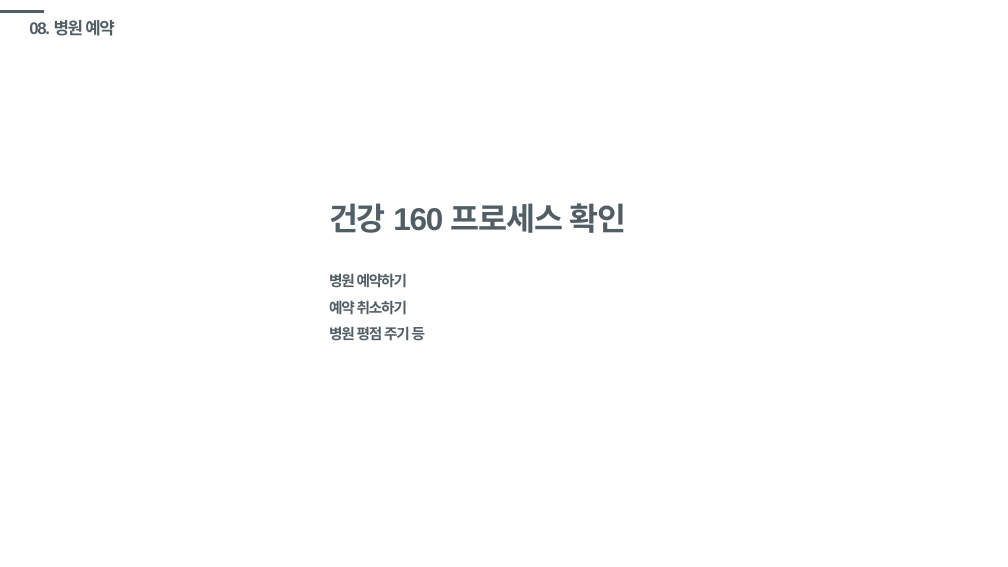
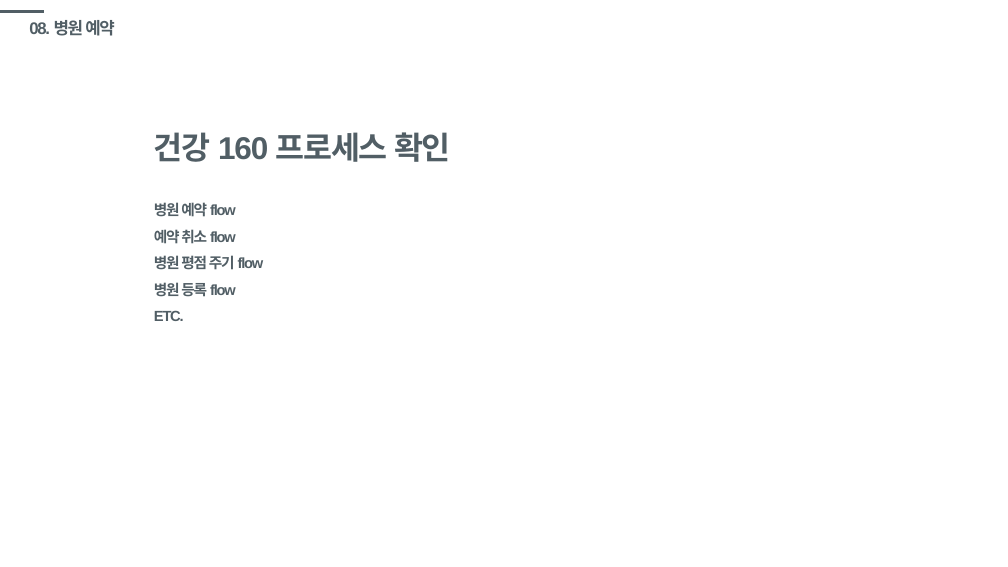
Before and after one commit to windsoccer/H160, a slide deck: slide 35 of 01 기획/SF_[건강160]당뇨_20191002.pptx (slide 34 before the commit). Drawn at 1008x567 pixels with LibreOffice and Linux fonts; fonts in the diff are those of the drawing. Boxes give left, top, right and bottom in pixels: in the first picture for what was removed or moved away, otherwise in the second. Text is boxed around its words. In the diff, an @@ line names an element or a change of style, - is before the commit and + after.

Commit message:
병원 예약> 내용 일부 추가

```diff
--- a/01 기획/SF_[건강160]당뇨_20191002.pptx
+++ b/01 기획/SF_[건강160]당뇨_20191002.pptx
@@ text "건강 160 프로세스 확인": place and size @@
-text "건강 160 프로세스 확인" at bbox=[329, 203, 626, 341]
+text "건강 160 프로세스 확인" at bbox=[154, 132, 451, 321]
@@ text at bbox=[154, 202, 264, 321]: text changed @@
-병원 예약하기
-예약 취소하기
-병원 평점 주기 등
+병원 예약 flow
+예약 취소 flow
+병원 평점 주기 flow
+병원 등록 flow
+ETC.
```
Also in this commit, not shown: 6 other slides changed, 1 slide added.
